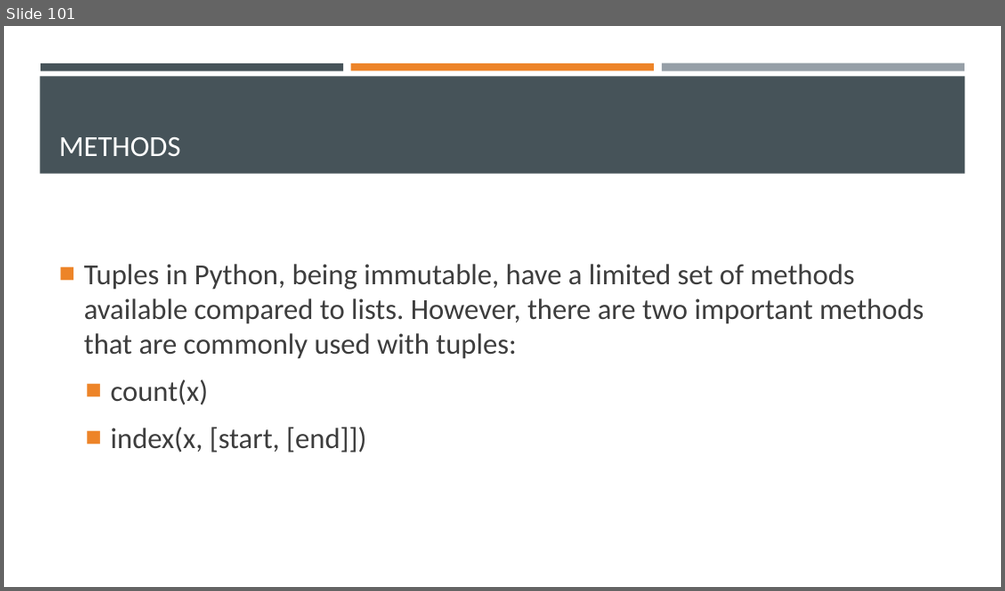
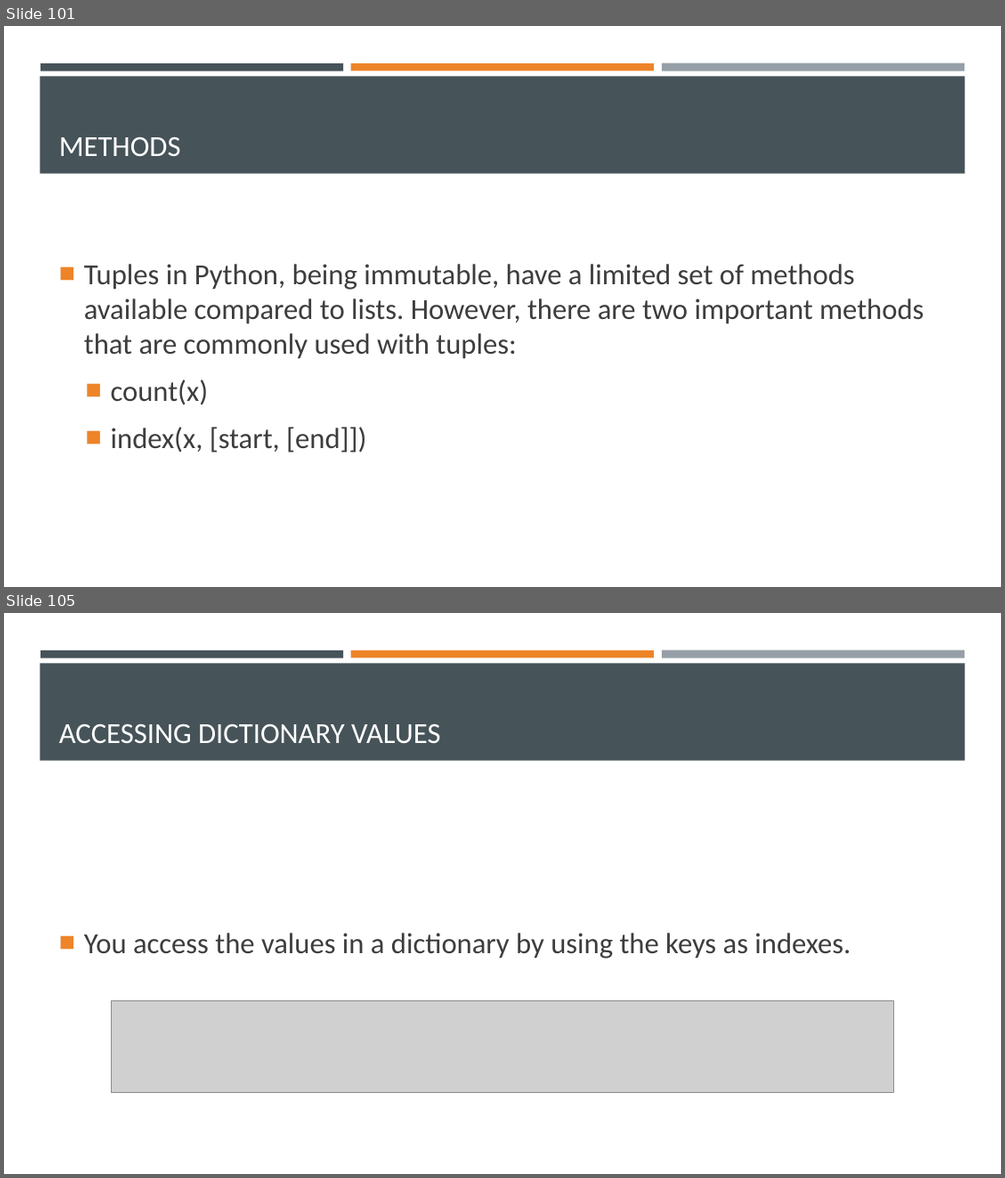
Before and after one commit to Ghost0396/iot, a slide deck: python/Python 3.pptx. Shown one above the other, each under a label of ours: slide 101 before the commit, slides 101 and 105 after it; the slides between them are not shown. The pictures are 1005x591 and 1005x1178 pixels, drawn with LibreOffice and Linux fonts; fonts in the diff are those of the drawing; grey boxes stand for pictures. Boxes give left, top, right and bottom in pixels: in the first picture for what was removed or moved away, otherwise in the second. Text is boxed around its words. In the diff, an @@ line names an element or a change of style, - is before the commit and + after.

```diff
--- a/python/Python 3.pptx
+++ b/python/Python 3.pptx
@@ slide 105 added at (4,613,1001,1174), background #FFFFFF; not listed: 4 template elements that a slide beside it also shows @@
@@ title added at (59,724,440,743), 28 pt, text #FFFFFF @@
+ACCESSING DICTIONARY VALUES
@@ text added at (84,933,850,958), 28 pt, text #3D3D3D @@
+■ You access the values in a dictionary by using the keys as indexes.
@@ picture added at (111,1000,893,1093) @@
```
Also in this commit, not shown: 5 other slides added, 2 other files.
